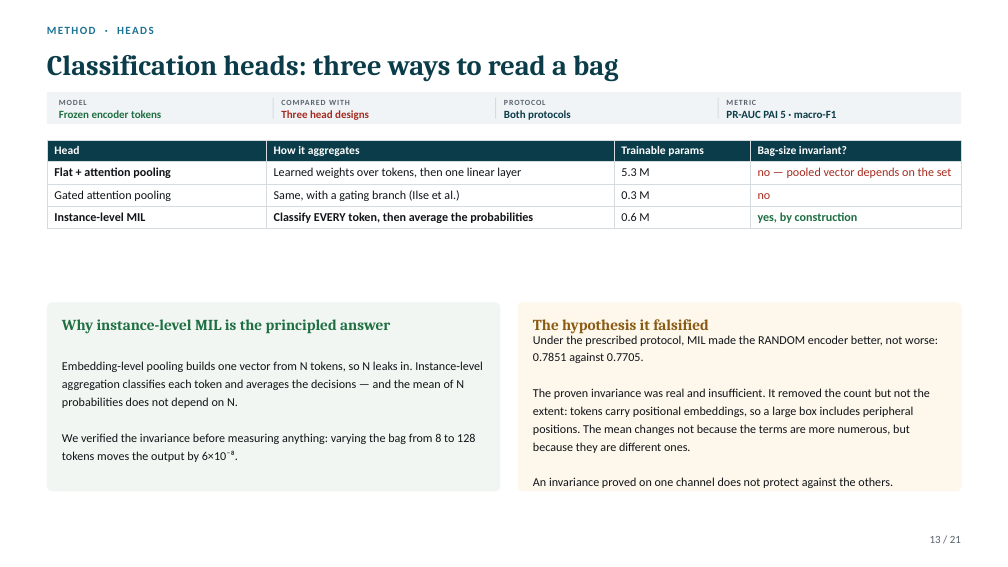
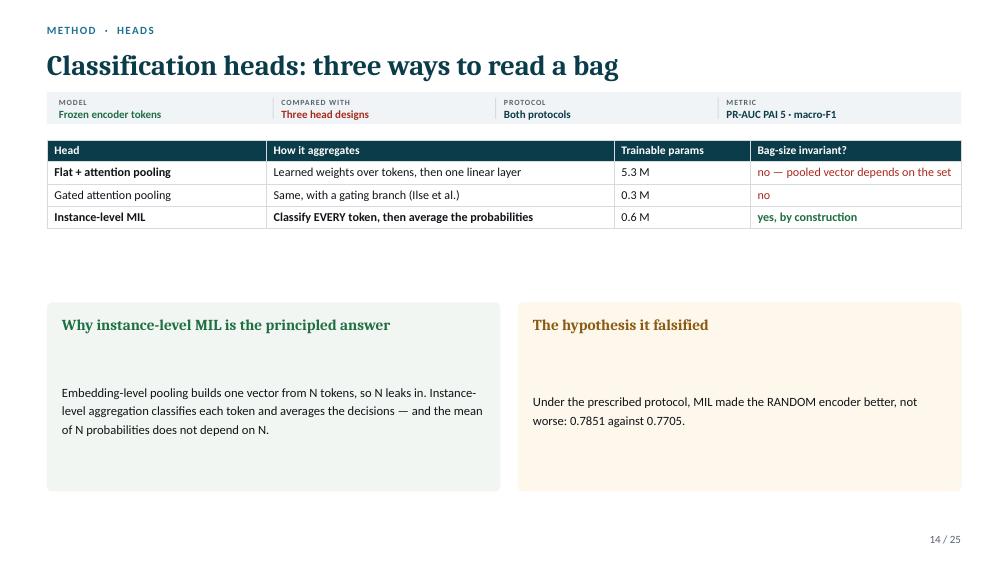
Before and after one commit to Gennaro-finance/Computer_Vision, a slide deck: slide 14 of Project8_CV_2025-2026.pptx (slide 13 before the commit). Drawn at 1008x567 pixels with LibreOffice and Linux fonts; fonts in the diff are those of the drawing. Boxes give left, top, right and bottom in pixels: in the first picture for what was removed or moved away, otherwise in the second. Text is boxed around its words. In the diff, an @@ line names an element or a change of style, - is before the commit and + after.

```diff
--- a/Project8_CV_2025-2026.pptx
+++ b/Project8_CV_2025-2026.pptx
@@ text "Embedding-level pooling builds one vector ..." at [62,388,483,436]: size 11.5 to 12 pt; line spacing 17pt to 18pt @@
@@ text "Under the prescribed protocol, MIL ..." at [533,397,917,427]: size 11.5 to 12 pt; line spacing 17pt to 18pt @@
@@ text at [533,388,929,488]: paragraphs removed @@
-The proven invariance was real and insufficient. It removed the count but not the extent: tokens carry positional embeddings, so a large box includes peripheral positions. The mean changes not because the terms are more numerous, but because they are different ones.
-An invariance proved on one channel does not protect against the others.
@@ text at [62,433,475,462]: paragraph removed @@
-We verified the invariance before measuring anything: varying the bag from 8 to 128 tokens moves the output by 6×10⁻⁸.
@@ text at [930,536,961,543]: text changed @@
-13 / 21
+14 / 25
```
Also in this commit, not shown: 20 other slides changed, 4 slides added, 1 other file.
